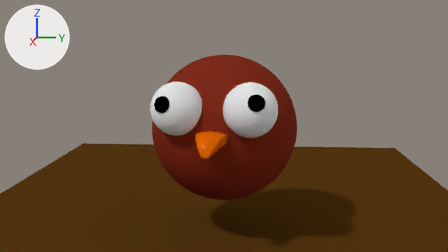
Two versions of the Blender file drafts/fur/bird_draft.blend, one commit apart.
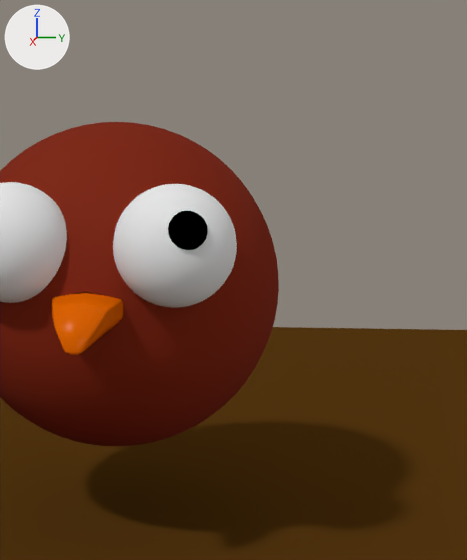
Each version is shown from the file's camera 'Camera', then close up on the part from 38% to 85% of the width and 0% to 100% of the height. Lighting does not change. The marker at upper left points along +X, +Y and +Z.

The first close-up shows 'Beak', 'Body', 'Ground', 'Left Eye', 'Right Eye'.
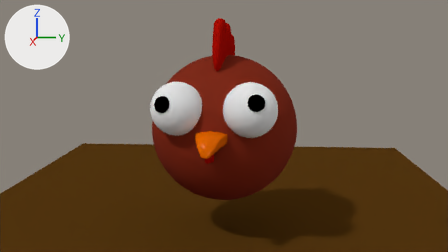
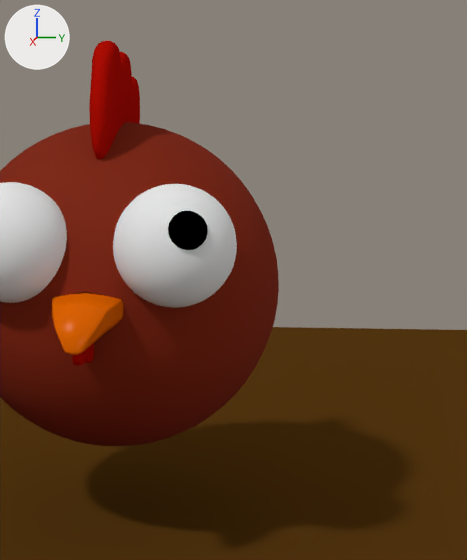
What changed in the scene script:
```text
Add mat_beakballs:
    mat_beakballs = diffuse_material('BeakBalls')
    mat_beakballs.base_color = (0.42, 0.00443, 0.00131)  # red #ad0e04
Add me_cube:
    me_cube.from_pydata(...)  # 94 vertices, 96 faces; spans x -1.0..1.0, y -1.0..1.0, z -0.84..0.25
    me_cube.polygons.foreach_set('use_smooth', [True] * 96)
    me_cube.materials.append(mat_beakballs)  # red #ad0e04
Add me_sphere_001:
    me_sphere_001.from_pydata(...)  # 1185 vertices, 1160 faces; spans x 1.956..2.548, y -0.085..0.083, z -0.478..-0.196
    me_sphere_001.polygons.foreach_set('use_smooth', [True] * 1160)
    me_sphere_001.materials.append(mat_beakballs)  # red #ad0e04
Add ob_head_top:
    ob_head_top = bpy.data.objects.new('Head Top', me_cube)
    ob_head_top.location = (0.0, 0.0, 5.63)
    ob_head_top.scale = (1.31, 0.136, 1.33)
    _m = ob_head_top.modifiers.new('Subsurf', 'SUBSURF')
    _m.levels = 2
Add ob_beakballs:
    ob_beakballs = bpy.data.objects.new('BeakBalls', me_sphere_001)
    ob_beakballs.location = (0.0, 0.0, 3.0)
```

What differs and where, as boxes [x1, y1, x2, y2] in the close-ups (467 x 560 px):
'Head Top', added (red)
    after: [89, 41, 140, 160]
'BeakBalls', added
    after: [72, 343, 94, 366]
